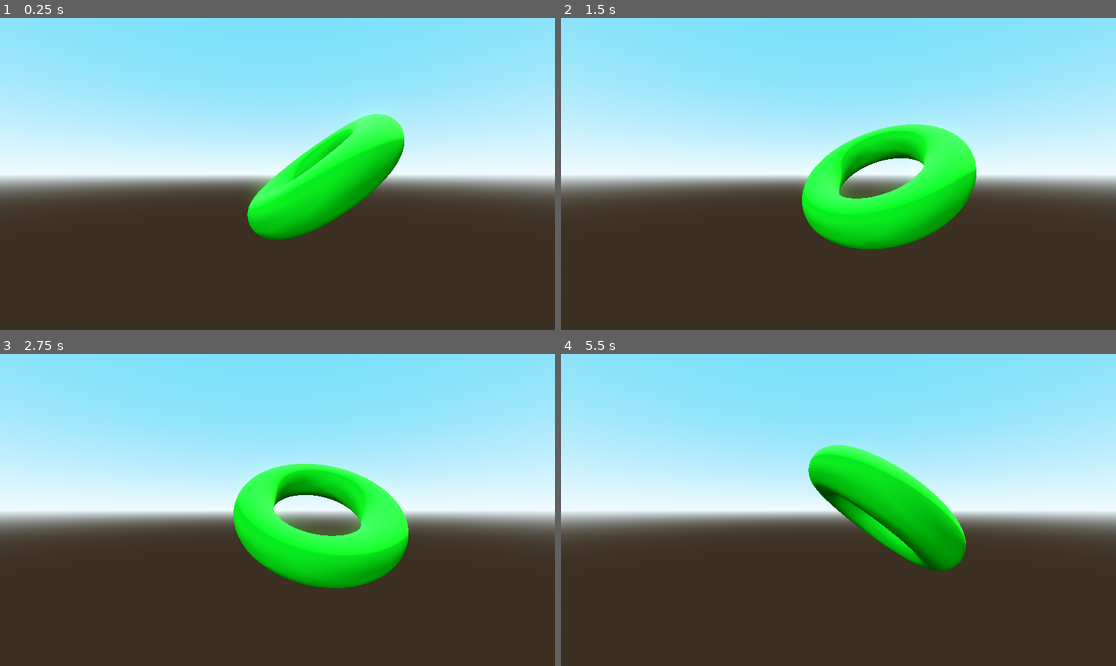
Above: before the commit, frames 1-4 (two rows, left to right).
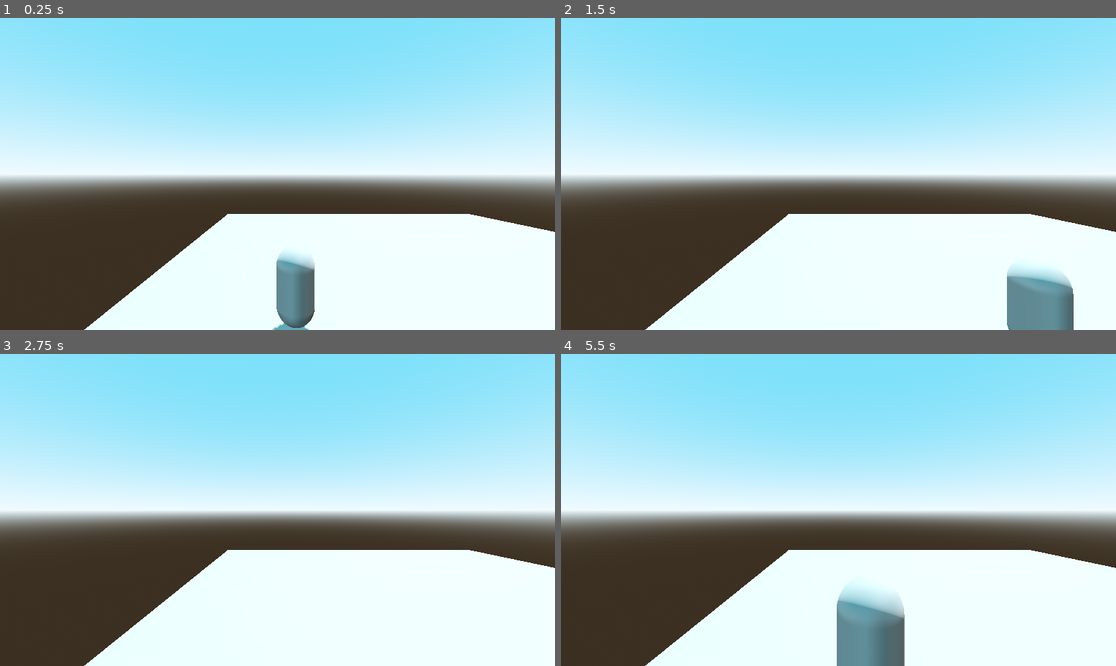
Above: after the commit, the same moments.

Repository: ryukgod26/Whispering-Realms
Game: Godot game, scene res://scenes/level.tscn
Two runs of this game, one before a commit and one after it. Both use one fixed random seed, a clock stepped at 60 frames per second and the inputs below.
Inputs:
- Up to frame 1 (0.25 s): no input
- Up to frame 2 (1.5 s): tap Enter at 0.5 s; hold D (move_right, bound only after the commit) 0.53-1.28 s; tap Space (Jump, bound only after the commit) at 0.6, 0.77, 1.07 s; hold S (move_backward, bound only after the commit) from 1.28 s (still down); tap Alt at 1.35 s
- Up to frame 3 (2.75 s): tap Space (Jump, bound only after the commit) at 1.52, 1.55, 1.82, 2.3 s; release S (move_backward, bound only after the commit) at 2.03 s; hold D (move_right, bound only after the commit) from 2.03 s (still down); tap Shift at 2.1 s
- Up to frame 4 (5.5 s): release D (move_right, bound only after the commit) at 2.78 s; hold W (move_forward, bound only after the commit) 2.78-3.53 s; tap Space (Jump, bound only after the commit) at 2.85, 3.02, 3.32, 3.77, 3.8, 4.07, 4.52, 4.55, 4.82, 5.1 s; hold A (move_left, bound only after the commit) 3.53-5.03 s; tap Alt at 3.6 s; tap Shift at 4.35 s; hold S (move_backward, bound only after the commit) from 5.03 s (still down)

The runs differ from the first frame. In frame 1, 32% of the frame differs, in the area x 15-100%, y 30-100%; in frame 2, 33%, in the area x 15-100%, y 34-100%; in frame 3, 32%; in frame 4, 32%.

Commit message:
Created a basic Capsule Player and now you can make it  move and jump with wasd ,arrow keys and space

Diff:
--- a/project.godot
+++ b/project.godot
@@ -19,23 +19,40 @@
 
 enabled=PackedStringArray("res://addons/godot_super-wakatime/plugin.cfg")
 
+[global_group]
+
+Player="This is the Main Player."
+
 [input]
 
 move_forward={
 "deadzone": 0.2,
-"events": []
+"events": [Object(InputEventKey,"resource_local_to_scene":false,"resource_name":"","device":-1,"window_id":0,"alt_pressed":false,"shift_pressed":false,"ctrl_pressed":false,"meta_pressed":false,"pressed":false,"keycode":0,"physical_keycode":87,"key_label":0,"unicode":119,"location":0,"echo":false,"script":null)
+, Object(InputEventKey,"resource_local_to_scene":false,"resource_name":"","device":-1,"window_id":0,"alt_pressed":false,"shift_pressed":false,"ctrl_pressed":false,"meta_pressed":false,"pressed":false,"keycode":0,"physical_keycode":4194320,"key_label":0,"unicode":0,"location":0,"echo":false,"script":null)
+]
 }
 move_backward={
 "deadzone": 0.2,
-"events": []
+"events": [Object(InputEventKey,"resource_local_to_scene":false,"resource_name":"","device":-1,"window_id":0,"alt_pressed":false,"shift_pressed":false,"ctrl_pressed":false,"meta_pressed":false,"pressed":false,"keycode":0,"physical_keycode":83,"key_label":0,"unicode":115,"location":0,"echo":false,"script":null)
+, Object(InputEventKey,"resource_local_to_scene":false,"resource_name":"","device":-1,"window_id":0,"alt_pressed":false,"shift_pressed":false,"ctrl_pressed":false,"meta_pressed":false,"pressed":false,"keycode":0,"physical_keycode":4194322,"key_label":0,"unicode":0,"location":0,"echo":false,"script":null)
+]
 }
 move_right={
 "deadzone": 0.2,
-"events": []
+"events": [Object(InputEventKey,"resource_local_to_scene":false,"resource_name":"","device":-1,"window_id":0,"alt_pressed":false,"shift_pressed":false,"ctrl_pressed":false,"meta_pressed":false,"pressed":false,"keycode":0,"physical_keycode":68,"key_label":0,"unicode":100,"location":0,"echo":false,"script":null)
+, Object(InputEventKey,"resource_local_to_scene":false,"resource_name":"","device":-1,"window_id":0,"alt_pressed":false,"shift_pressed":false,"ctrl_pressed":false,"meta_pressed":false,"pressed":false,"keycode":0,"physical_keycode":4194321,"key_label":0,"unicode":0,"location":0,"echo":false,"script":null)
+]
 }
 move_left={
 "deadzone": 0.2,
-"events": []
+"events": [Object(InputEventKey,"resource_local_to_scene":false,"resource_name":"","device":-1,"window_id":0,"alt_pressed":false,"shift_pressed":false,"ctrl_pressed":false,"meta_pressed":false,"pressed":false,"keycode":0,"physical_keycode":65,"key_label":0,"unicode":97,"location":0,"echo":false,"script":null)
+, Object(InputEventKey,"resource_local_to_scene":false,"resource_name":"","device":-1,"window_id":0,"alt_pressed":false,"shift_pressed":false,"ctrl_pressed":false,"meta_pressed":false,"pressed":false,"keycode":0,"physical_keycode":4194319,"key_label":0,"unicode":0,"location":0,"echo":false,"script":null)
+]
+}
+Jump={
+"deadzone": 0.2,
+"events": [Object(InputEventKey,"resource_local_to_scene":false,"resource_name":"","device":-1,"window_id":0,"alt_pressed":false,"shift_pressed":false,"ctrl_pressed":false,"meta_pressed":false,"pressed":false,"keycode":0,"physical_keycode":32,"key_label":0,"unicode":32,"location":0,"echo":false,"script":null)
+]
 }
 
 [rendering]
--- a/scenes/level.tscn
+++ b/scenes/level.tscn
@@ -1,6 +1,6 @@
-[gd_scene load_steps=7 format=3 uid="uid://xs4k0bcewmjw"]
+[gd_scene load_steps=6 format=3 uid="uid://xs4k0bcewmjw"]
 
-[ext_resource type="Script" uid="uid://dpi4ohgrxwp72" path="res://scripts/mesh_instance_3d.gd" id="1_2q6dc"]
+[ext_resource type="PackedScene" uid="uid://bp2loi22eepgt" path="res://scenes/player.tscn" id="1_2q6dc"]
 
 [sub_resource type="ProceduralSkyMaterial" id="ProceduralSkyMaterial_rd3vj"]
 sky_top_color = Color(0.36862746, 0.77254903, 0.95686275, 1)
@@ -16,12 +16,8 @@
 tonemap_mode = 2
 glow_enabled = true
 
-[sub_resource type="StandardMaterial3D" id="StandardMaterial3D_w8frs"]
-albedo_color = Color(0.95686275, 0.20784314, 0.21568628, 1)
-
-[sub_resource type="TorusMesh" id="TorusMesh_mx8sn"]
-material = SubResource("StandardMaterial3D_w8frs")
-inner_radius = 0.53
+[sub_resource type="BoxShape3D" id="BoxShape3D_2q6dc"]
+size = Vector3(24.234497, 1, 22.35614)
 
 [node name="level" type="Node3D"]
 
@@ -32,10 +28,21 @@
 transform = Transform3D(-0.8660254, -0.43301278, 0.25, 0, 0.49999997, 0.86602545, -0.50000006, 0.75, -0.43301266, 0, 0, 0)
 shadow_enabled = true
 
-[node name="MeshInstance3D" type="MeshInstance3D" parent="."]
-transform = Transform3D(0.7890841, -0.6142852, 0, 0.6142852, 0.7890841, 0, 0, 0, 1, 0.010977387, -0.0063974857, -0.014320135)
-mesh = SubResource("TorusMesh_mx8sn")
-script = ExtResource("1_2q6dc")
+[node name="Camera3D" type="Camera3D" parent="."]
+transform = Transform3D(1, 0, 0, 0, 1, 0, 0, 0, 1, -0.46968174, 3.6145463, 5.3135242)
 
-[node name="Camera3D" type="Camera3D" parent="."]
-transform = Transform3D(1, 0, 0, 0, 1, 0, 0, 0, 1, -0.46968174, 0, 2.4707775)
+[node name="Entities" type="Node3D" parent="."]
+
+[node name="Player" parent="Entities" instance=ExtResource("1_2q6dc")]
+
+[node name="Enviorment" type="Node3D" parent="."]
+
+[node name="StaticBody3D" type="StaticBody3D" parent="Enviorment"]
+
+[node name="CollisionShape3D" type="CollisionShape3D" parent="Enviorment/StaticBody3D"]
+transform = Transform3D(1, 0, 0, 0, 1, 0, 0, 0, 1, 6.7715454, -0.9439877, -4.287567)
+shape = SubResource("BoxShape3D_2q6dc")
+
+[node name="CSGBox3D" type="CSGBox3D" parent="Enviorment/StaticBody3D"]
+transform = Transform3D(1, 0, 0, 0, 1, 0, 0, 0, 1, 6.732483, -0.9439877, -4.0752563)
+size = Vector3(24.480469, 1, 22.539978)
--- a/scenes/player.tscn
+++ b/scenes/player.tscn
@@ -1,34 +1,19 @@
-[gd_scene load_steps=6 format=3 uid="uid://bp2loi22eepgt"]
+[gd_scene load_steps=4 format=3 uid="uid://bp2loi22eepgt"]
 
-[ext_resource type="Texture2D" uid="uid://dw215pekofhn6" path="res://assets/Enemy/maxdamage_zombie-low-polygltf/gltf/maxdamage_zombie-low-poly_corpse1.png" id="1_3vyb7"]
-[ext_resource type="Script" uid="uid://coiof0jpcomhn" path="res://scripts/player.gd" id="1_g2els"]
+[ext_resource type="Script" uid="uid://bfg0a8r6ugcwp" path="res://scripts/player.gd" id="1_g2els"]
 
-[sub_resource type="AtlasTexture" id="AtlasTexture_g2els"]
-atlas = ExtResource("1_3vyb7")
-region = Rect2(64, 32, 32, 32)
+[sub_resource type="CapsuleShape3D" id="CapsuleShape3D_3vyb7"]
+height = 2.012085
 
-[sub_resource type="AtlasTexture" id="AtlasTexture_qhqgy"]
-atlas = ExtResource("1_3vyb7")
-region = Rect2(96, 32, 32, 32)
+[sub_resource type="CapsuleMesh" id="CapsuleMesh_g2els"]
 
-[sub_resource type="SpriteFrames" id="SpriteFrames_dqkch"]
-animations = [{
-"frames": [{
-"duration": 1.0,
-"texture": SubResource("AtlasTexture_g2els")
-}, {
-"duration": 1.0,
-"texture": SubResource("AtlasTexture_qhqgy")
-}],
-"loop": true,
-"name": &"default",
-"speed": 5.0
-}]
-
-[node name="Player" type="Node3D"]
+[node name="Player" type="CharacterBody3D" groups=["Player"]]
 script = ExtResource("1_g2els")
 
 [node name="CollisionShape3D" type="CollisionShape3D" parent="."]
+transform = Transform3D(1, 0, 0, 0, 1, 0, 0, 0, 1, 0, 0.9951893, 0)
+shape = SubResource("CapsuleShape3D_3vyb7")
 
-[node name="AnimatedSprite3D" type="AnimatedSprite3D" parent="."]
-sprite_frames = SubResource("SpriteFrames_dqkch")
+[node name="MeshInstance3D" type="MeshInstance3D" parent="."]
+transform = Transform3D(1, 0, 0, 0, 1, 0, 0, 0, 1, 0, 1.001302, 0)
+mesh = SubResource("CapsuleMesh_g2els")
--- a/scripts/mesh_instance_3d.gd
+++ /dev/null
@@ -1,11 +0,0 @@
-extends MeshInstance3D
-
-
-# Called when the node enters the scene tree for the first time.
-func _ready() -> void:
-	var material = mesh.surface_get_material(0)
-	material.albedo_color = Color.GREEN
-
-
-func _physics_process(delta: float) -> void:
-	rotate_y(0.01)
--- a/scripts/player.gd
+++ b/scripts/player.gd
@@ -1,11 +1,30 @@
-extends Node3D
+extends CharacterBody3D
 
 
-# Called when the node enters the scene tree for the first time.
-func _ready() -> void:
-	pass # Replace with function body.
+const SPEED = 5.0
+const JUMP_VELOCITY = 4.5
 
 
-# Called every frame. 'delta' is the elapsed time since the previous frame.
-func _process(delta: float) -> void:
-	pass
+func _physics_process(delta: float) -> void:
+
+
+	# Add the gravity.
+	if not is_on_floor():
+		velocity += get_gravity() * delta
+
+	# Handle jump.
+	if Input.is_action_just_pressed("Jump") and is_on_floor():
+		velocity.y = JUMP_VELOCITY
+
+	# Get the input direction and handle the movement/deceleration.
+	# As good practice, you should replace UI actions with custom gameplay actions.
+	var input_dir := Input.get_vector("move_left","move_right","move_forward","move_backward")
+	var direction := (transform.basis * Vector3(input_dir.x, 0, input_dir.y)).normalized()
+	if direction:
+		velocity.x = direction.x * SPEED
+		velocity.z = direction.z * SPEED
+	else:
+		velocity.x = move_toward(velocity.x, 0, SPEED)
+		velocity.z = move_toward(velocity.z, 0, SPEED)
+
+	move_and_slide()
Not shown, removed: scripts/mesh_instance_3d.gd.uid
Not shown, changed: scripts/player.gd.uid
